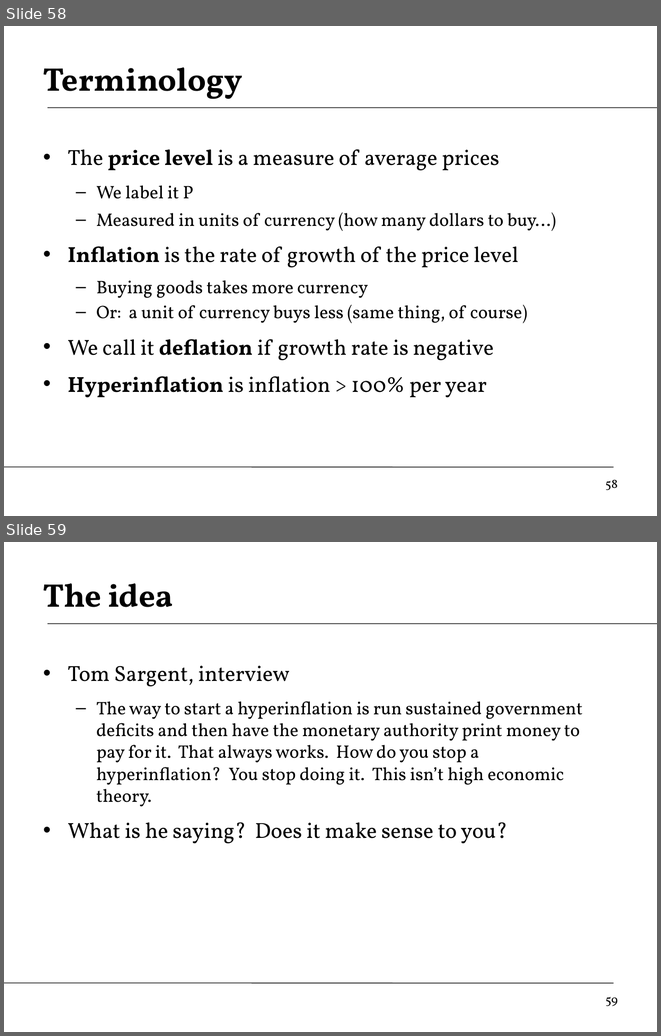
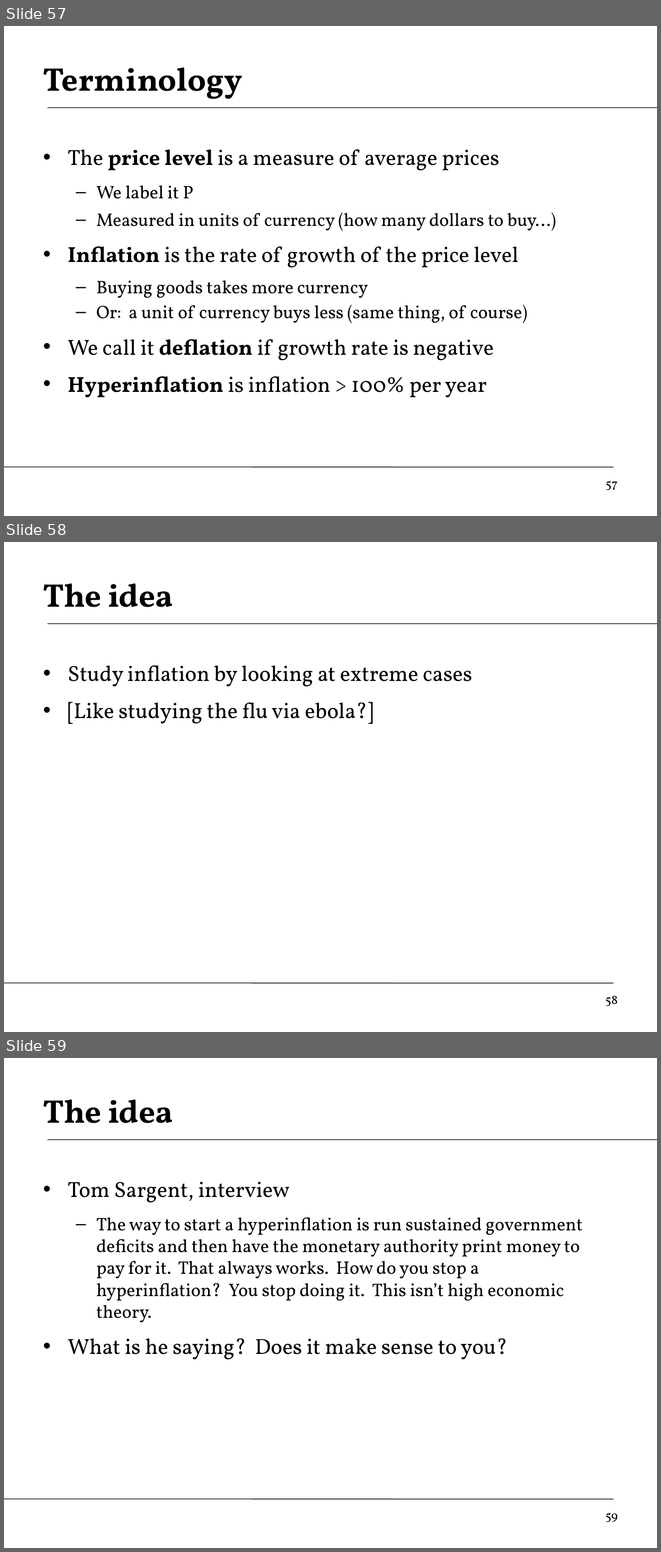
Before and after one commit to DaveBackus/Global_Economy, a slide deck: Slides/slides_indicators_inflation_f14.pptx. Shown one above the other, each under a label of ours: slides 58 and 59 before the commit, slides 57, 58 and 59 after it. The pictures are 661x1036 and 661x1552 pixels, drawn with LibreOffice and Linux fonts; fonts in the diff are those of the drawing. Boxes give left, top, right and bottom in pixels: in the first picture for what was removed or moved away, otherwise in the second. Text is boxed around its words. In the diff, an @@ line names an element or a change of style, - is before the commit and + after.

```diff
--- a/Slides/slides_indicators_inflation_f14.pptx
+++ b/Slides/slides_indicators_inflation_f14.pptx
@@ slide 58 added at bbox=[4, 542, 657, 1032], background #FFFFFF; not listed: 2 template elements that a slide beside it also shows @@
@@ title added at bbox=[43, 583, 173, 607], 36 pt, text #000000, bold @@
+The idea
@@ text added at bbox=[68, 665, 472, 724], 24 pt, text #000000 @@
+• Study inflation by looking at extreme cases
+• [Like studying the flu via ebola?]
@@ page number added at bbox=[605, 995, 618, 1006], 14 pt, text #000000 @@
+58
@@ what was slide 58 is now slide 57 @@
@@ page number at bbox=[606, 481, 618, 490]: text changed @@
-58
+57
```
Also in this commit, not shown: 8 slides changed, 1 other slide added, 1 slide removed, 27 other files.
